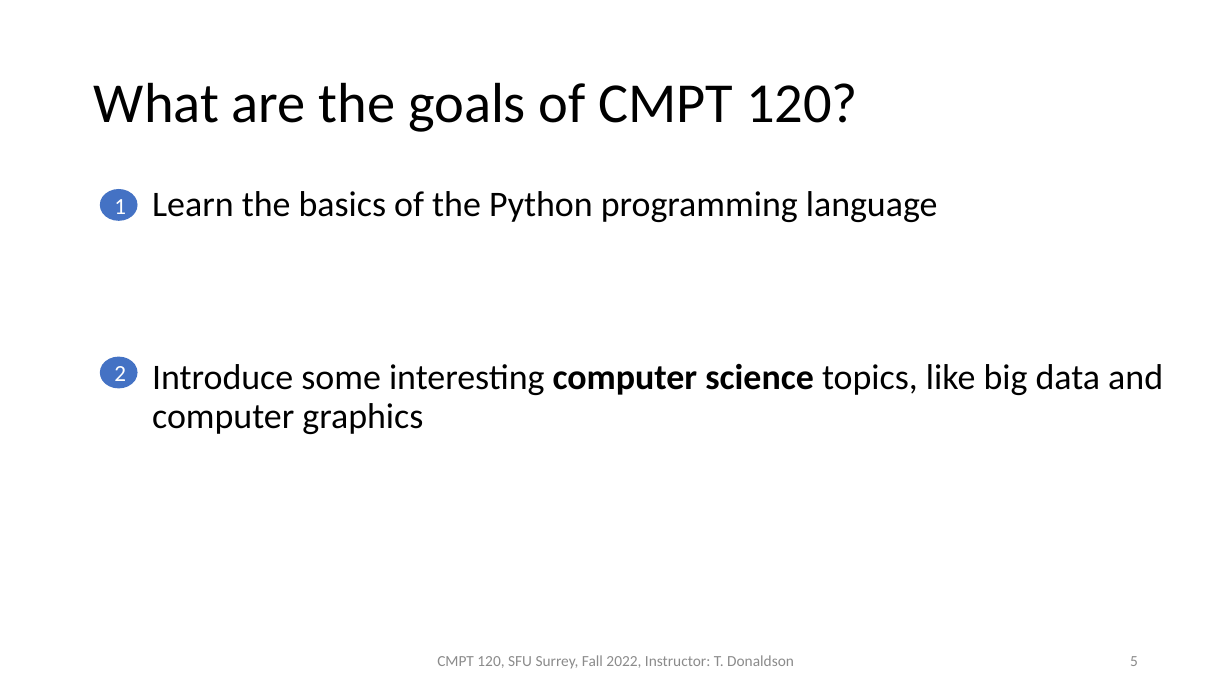
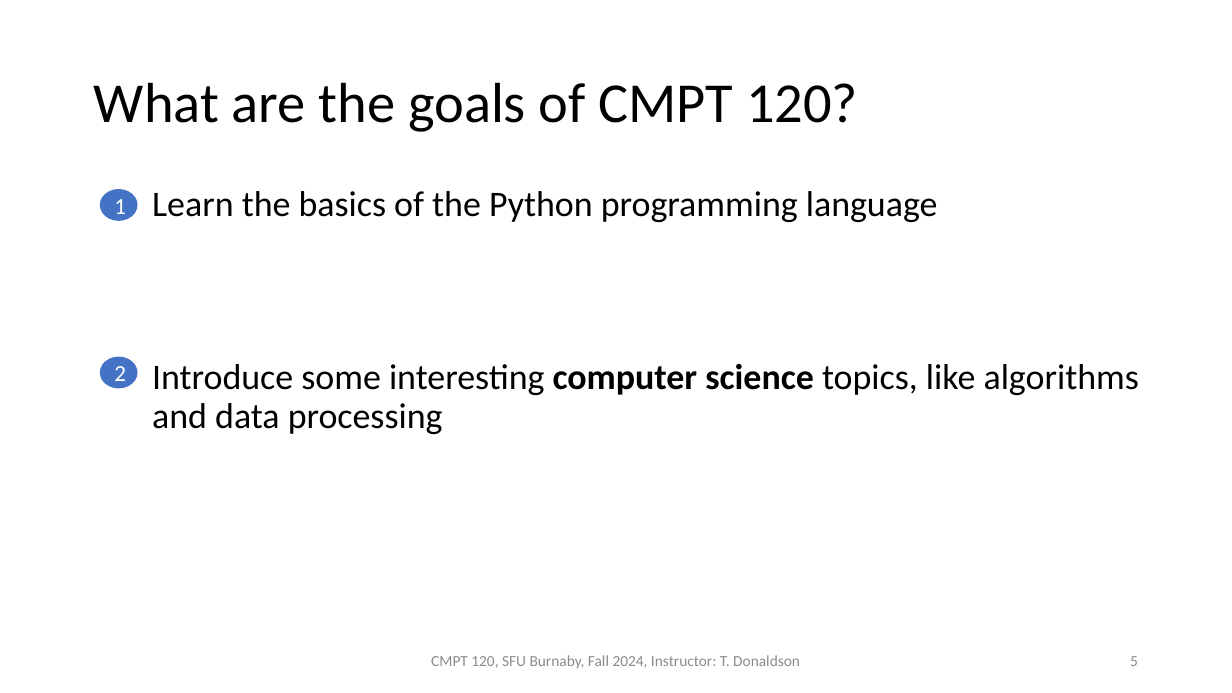
Before and after one commit to tjd1234/cmpt120fall2024, a slide deck: slide 5 of lectures/lecture1/lecture1.pptx. Drawn at 1232x693 pixels with LibreOffice and Linux fonts; fonts in the diff are those of the drawing. Boxes give left, top, right and bottom in pixels: in the first picture for what was removed or moved away, otherwise in the second. Text is boxed around its words. In the diff, an @@ line names an element or a change of style, - is before the commit and + after.

```diff
--- a/lectures/lecture1/lecture1.pptx
+++ b/lectures/lecture1/lecture1.pptx
@@ text at box(152, 364, 1139, 434): text changed @@
-Introduce some interesting computer science topics, like big data and computer graphics
+Introduce some interesting computer science topics, like algorithms and data processing
@@ text at box(431, 655, 800, 669): text changed @@
-CMPT 120, SFU Surrey, Fall 2022, Instructor: T. Donaldson
+CMPT 120, SFU Burnaby, Fall 2024, Instructor: T. Donaldson
```
Also in this commit, not shown: 9 other slides changed, 8 other files.
